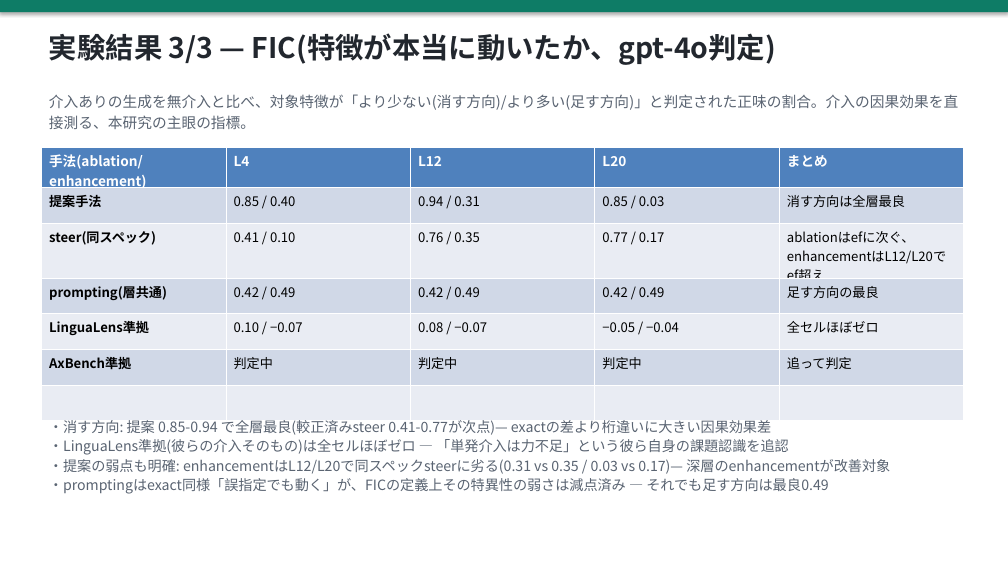
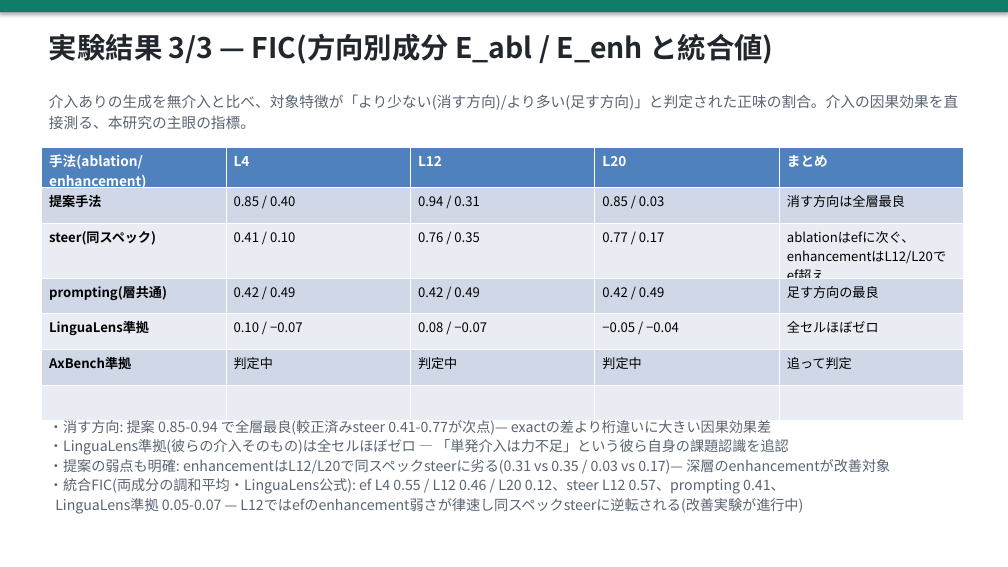
Before and after one commit to yohei-kobashi/SAE-LEWIS, a slide deck: slide 18 of slides/20260722_progress.pptx. Drawn at 1008x567 pixels with LibreOffice and Linux fonts; fonts in the diff are those of the drawing. Boxes give left, top, right and bottom in pixels: in the first picture for what was removed or moved away, otherwise in the second. Text is boxed around its words. In the diff, an @@ line names an element or a change of style, - is before the commit and + after.

Commit message:
統合FIC(App.E.2調和平均)を計算・記録: ef L4 0.546/L12 0.463/L20 0.124、L12はsteer 0.569に逆転(enhancement弱さが律速 — 実行中のB/A改善が直結)、clamp≈0。04§9k+スライドのFIC表記を方向別成分と統合値に是正

```diff
--- a/slides/20260722_progress.pptx
+++ b/slides/20260722_progress.pptx
@@ text at [49, 33, 773, 64]: text changed @@
-実験結果 3/3 — FIC(特徴が本当に動いたか、gpt-4o判定)
+実験結果 3/3 — FIC(方向別成分 E_abl / E_enh と統合値)
@@ text at [49, 478, 803, 514]: text changed @@
-・promptingはexact同様「誤指定でも動く」が、FICの定義上その特異性の弱さは減点済み — それでも足す方向は最良0.49
+・統合FIC(両成分の調和平均・LinguaLens公式): ef L4 0.55 / L12 0.46 / L20 0.12、steer L12 0.57、prompting 0.41、
+LinguaLens準拠 0.05-0.07 — L12ではefのenhancement弱さが律速し同スペックsteerに逆転される(改善実験が進行中)
```
Also in this commit, not shown: 2 other files.
